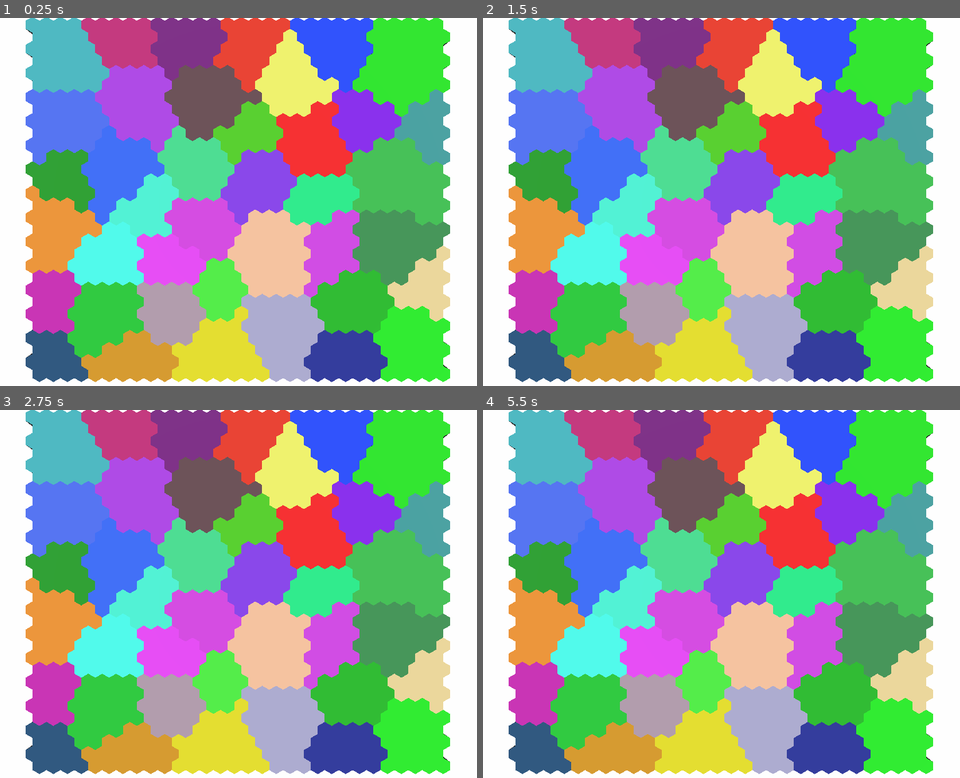
Above: before the commit, frames 1-4 (two rows, left to right).
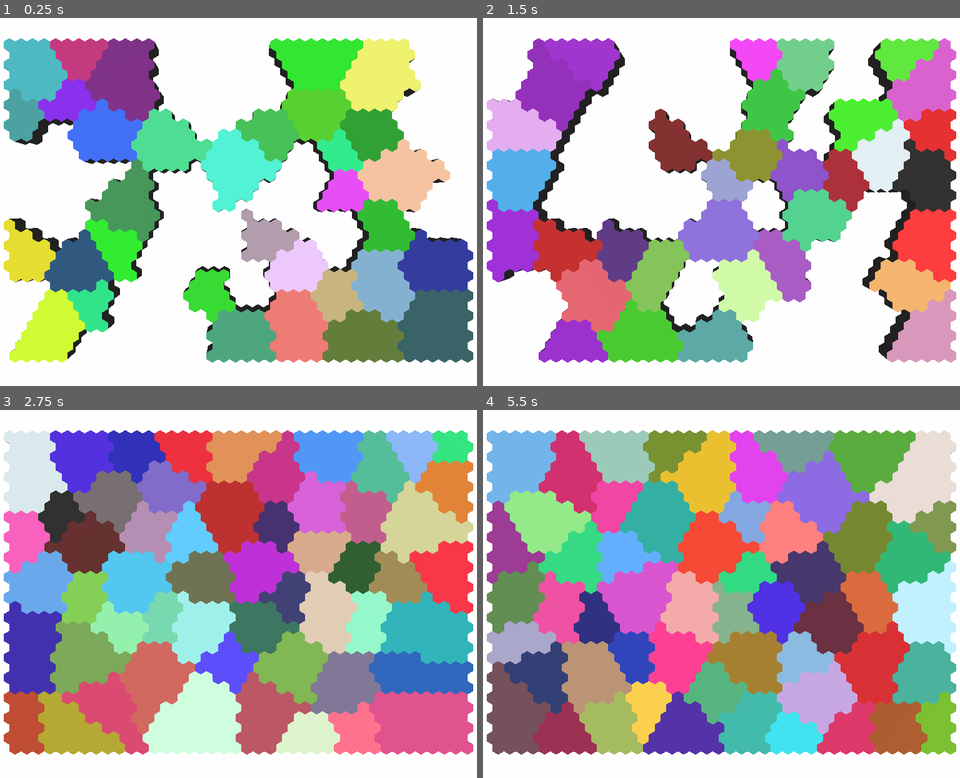
Above: after the commit, the same moments.

Repository: ilyaev/godot-hexes
Game: Godot game, scene res://src/Game.tscn
The game is run twice, just before and just after one commit, with the same random seed, the same clock (stepped at 60 frames per second) and the same inputs.
Inputs (mouse positions are in pixels of both pictures, inside the frame that each line leads up to):
- Up to frame 1 (0.25 s): no input
- Up to frame 2 (1.5 s): tap Enter at 0.5 s; move the mouse to (835, 187) at 0.52 s; hold H 0.53-1.28 s; tap Space at 0.77, 1.25 s; tap R at 0.8, 1.35 s; move the mouse to (626, 224) at 1.27 s
- Up to frame 3 (2.75 s): tap Space at 1.52 s; tap H at 1.55 s; tap Enter at 2 s; move the mouse to (290, 516) at 2.02 s; hold H from 2.03 s (still down); tap R at 2.3 s
- Up to frame 4 (5.5 s): tap Space at 2.75, 3.02, 3.77, 4.25, 4.52 s; move the mouse to (697, 671) at 2.77 s; release H at 2.78 s; tap R at 2.85, 3.8, 4.35, 5.3 s; tap H at 3.05, 4.55 s; tap Enter at 3.5 s; move the mouse to (874, 652) at 3.52 s; hold H 3.53-4.28 s; move the mouse to (573, 542) at 4.27 s; move the mouse to (750, 597) at 5.02 s; hold H from 5.03 s (still down)

The runs differ from the first frame. In frame 1, 87% of the frame differs, in the area x 0-100%, y 0-99%; in frame 2, 93%; in frame 3, 94%; in frame 4, 94%.

Commit message:
feat: voids generation. Closes #1

Diff:
--- a/src/Game.gd
+++ b/src/Game.gd
@@ -24,6 +24,22 @@
 	params[0].wait_to_finish()
 
 func _input(event):
+
+	if event is InputEventKey:
+		if Input.is_key_pressed(KEY_H):
+			for region in Grid.get_node('Regions').get_children():
+				if region.id == -1:
+					if region.is_visible_in_tree():
+						region.hide()
+					else:
+						region.show()
+		if Input.is_key_pressed(KEY_R):
+			remove_child(Grid)
+			Grid = HexGrid_class.instance()
+			add_child(Grid)
+			print('RESTART')
+
+
 	if Input.is_key_pressed(KEY_SPACE):
 		if !free_look:
 			prev_mouse_position.x = 0
--- a/src/hex/Cell.gd
+++ b/src/hex/Cell.gd
@@ -37,10 +37,10 @@
 	pos = Vector3(x, y, z)
 
 func _physics_process(delta):
-	# rotate_y(delta * PI * speed)
+	# rotate_y(delta * PI)
 	# rotate_x(delta * PI * speed)
 	# rotate_z(delta * PI * speed)
-	hide()
+	# show()
 	pass
 
 func build_material():
--- a/src/hex/Grid.gd
+++ b/src/hex/Grid.gd
@@ -2,9 +2,9 @@
 
 var hex_class = preload("res://src/hex/Cell.tscn")
 var region_class = preload("res://src/hex/Region.tscn")
-var cols = 30
-var rows = 30
-var size = 0.06
+var cols = 40
+var rows = 32
+var size = 0.05
 var height = -0.1
 var vert_hex = {}
 var vertice_hash_map = {}
@@ -13,10 +13,12 @@
 var offset_y = hex_height * 3/4
 var outline_vertices = []
 var outline_triangles = []
-var regions_count = 40
+var regions_count = round(cols * rows / 23)
+var voids_count = round(regions_count * 0.4)
 var region_hexes = {}
 var capitals = []
 var _hex_dict = {}
+var traverse_map = {}
 
 var oddr_directions = [
     [[+1,  0], [ 0, -1], [-1, -1],
@@ -31,17 +33,46 @@
 	global.start_profile()
 	build_hexes()
 	global.print_profile('Buld Hexes - ' + str(rows * cols))
-	create_voids()
-	global.print_profile('Create Voids')
 	plant_capitals()
 	global.print_profile('Plant Capitals')
 	build_borders()
 	global.print_profile('Build Borders')
 	build_regions()
 	global.print_profile('Build Regions')
+	create_voids()
+	global.print_profile('Create Voids')
+
 	translate_object_local(Vector3(-cols * hex_width / 2, rows * offset_y / 2, 0))
 
 	cleanup()
+
+func create_voids():
+	for n in range(voids_count):
+		var flag = true
+		while flag:
+			var target_region = $Regions.get_children()[randi() % $Regions.get_children().size()]
+
+			build_traverse_map(target_region.id)
+
+			var reachable = target_region.id >= 0
+
+			if reachable:
+				for region in $Regions.get_children():
+					if target_region.id != region.id and region.id >= 0 and !region.is_reachable(traverse_map):
+						reachable = false
+						break
+
+			if reachable:
+				# $Regions.remove_child(target_region)
+				target_region.hide()
+				target_region.original_id = target_region.id
+				target_region.id = -1
+				flag = false
+			else:
+				flag = true
+
+
+		pass
 
 func cleanup():
 	_hex_dict.clear()
@@ -54,7 +85,7 @@
 	var regions = {}
 	for row in range(rows):
 		for col in range(cols):
-			var hex = get_hex_by_hash([row,col].hash())
+			var hex = get_hex_by_hash(gen_hex_hash(row, col)) # [row,col,str(row) + str(col)].hash())
 			if hex.id:
 				if !regions.has(hex.region_id):
 					regions[hex.region_id] = region_class.instance()
@@ -75,10 +106,6 @@
 			$Regions.add_child(regions[region_id])
 
 
-
-func create_voids():
-	pass
-
 func plant_capitals():
 	for i in range(regions_count):
 		var hex = get_random_empty_hex()
@@ -89,7 +116,7 @@
 func build_borders():
 	for row in range(rows):
 		for col in range(cols):
-			var hex = get_hex_by_hash([row,col].hash())
+			var hex = get_hex_by_hash(gen_hex_hash(row, col)) #[row,col,str(row) + str(col)].hash())
 			if hex.id and !hex.is_capital:
 				var capital
 				var max_distance = 100000
@@ -362,7 +389,7 @@
 				hex.col = col
 				hex.radius = size
 				hex.height = -size / 5
-				hex.id = [row,col].hash()
+				hex.id = gen_hex_hash(row, col) #[row,col,str(row) + str(col)].hash()
 
 				$Hexes.add_child(hex)
 				hex.hide()
@@ -409,7 +436,25 @@
 	var dirs = oddr_directions[parity]
 	var result = []
 	for direction in dirs:
-		var hex = get_hex_by_hash([src.row + direction[0], src.col + direction[1]].hash())
+		var hex = get_hex_by_hash(gen_hex_hash(src.row + direction[0], src.col + direction[1]))
+
+		# get_hex_by_hash([
+		# 	src.row + direction[0],
+		# 	src.col + direction[1],
+		# 	str(src.row + direction[0]) + str(src.col + direction[1])
+		# ].hash())
+
 		if hex.id and hex.region_id != src.region_id and !result.has(hex.region_id):
 			result.push_back(hex.region_id)
 	return result
+
+func build_traverse_map(exclude_region_id = -1):
+	traverse_map.clear()
+	for region in $Regions.get_children():
+		if !traverse_map.has(region.id) and region.id != exclude_region_id and region.id >= 0:
+			traverse_map[region.id] = region.links
+
+
+func gen_hex_hash(row, col):
+	var result = str([row, col].hash()) + str(row) + str(col)
+	return int(result)
--- a/src/hex/Region.gd
+++ b/src/hex/Region.gd
@@ -1,6 +1,7 @@
 extends Area
 
 var id = -1
+var original_id = -1
 var country_id = -1
 var links = []
 var hexes = []
@@ -68,3 +69,16 @@
 func _on_HexRegion_mouse_exited():
 	translate_object_local(Vector3(0,0,-0.09))
 	pass
+
+
+func get_reachability(map, region_id, result):
+	for link in map[region_id]:
+		if !result.has(link) and map.has(link):
+			result.push_back(link)
+			get_reachability(map, link, result)
+	return result
+
+func is_reachable(traverse_map):
+	var result = true
+	var traverse = get_reachability(traverse_map, id, [])
+	return traverse.size() == traverse_map.size()
